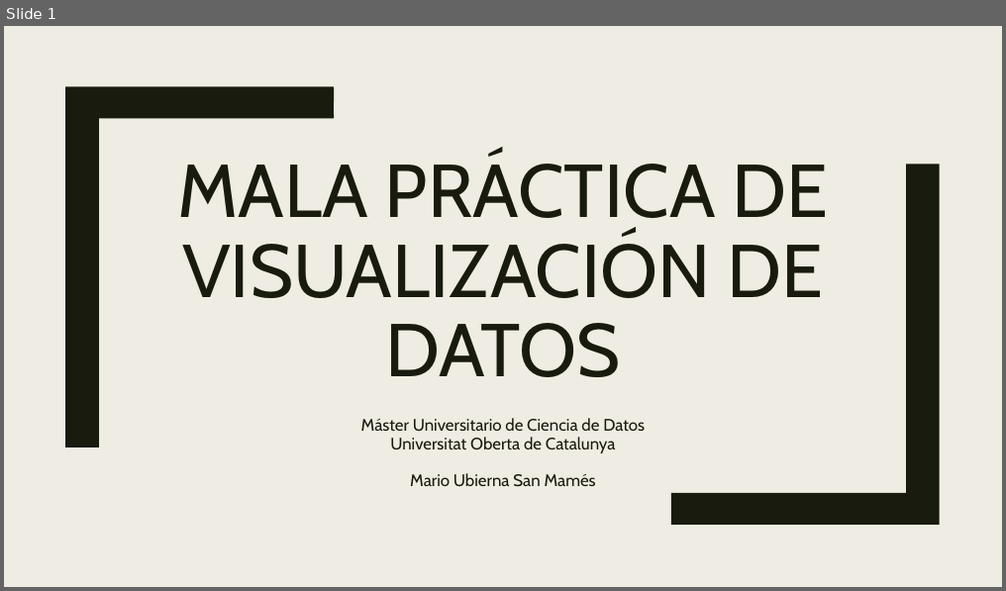
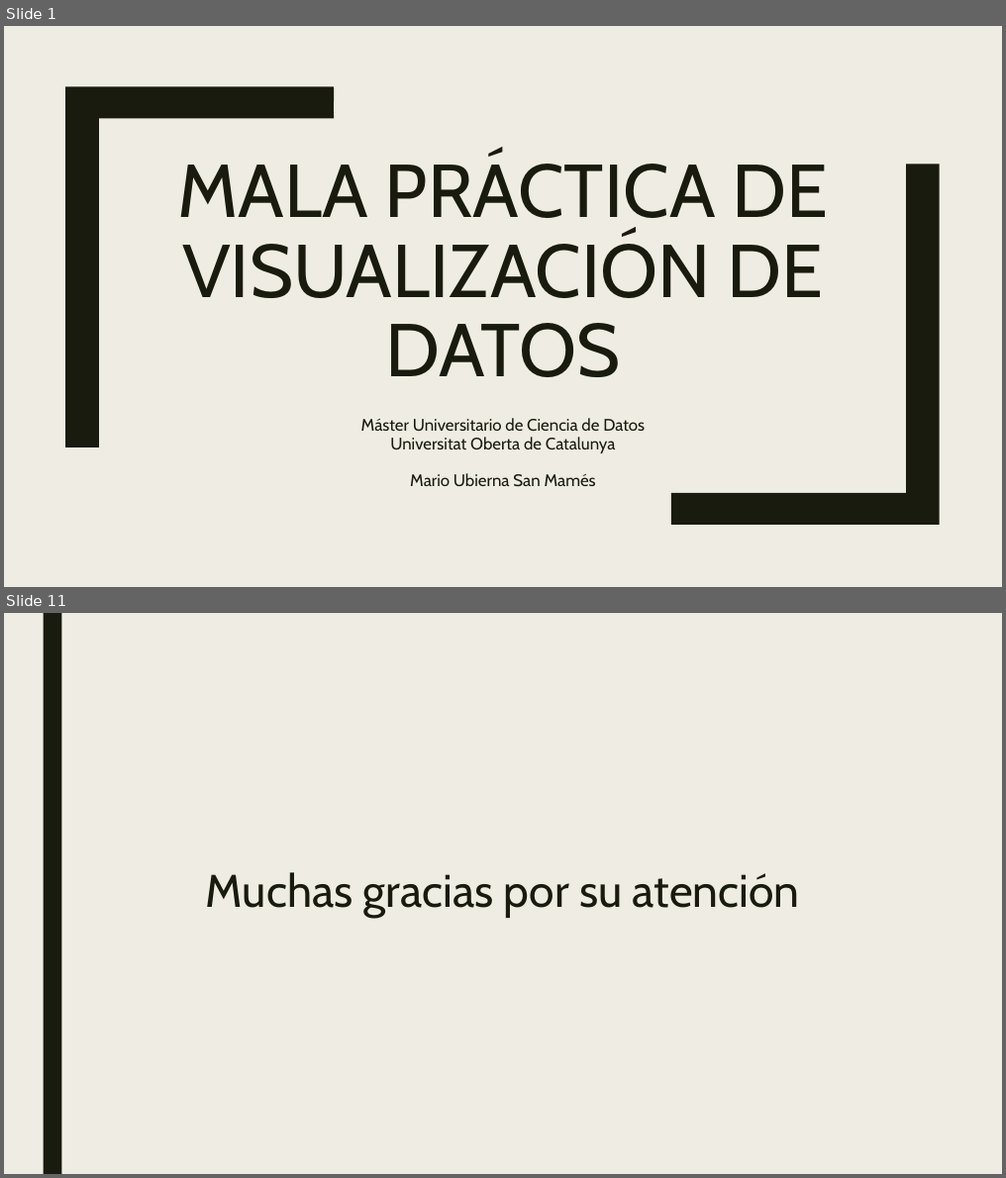
Before and after one commit to mariousm/Data-Science-Master, a slide deck: 2021-22/PrimerSemestre/Visualizacion/MalaPractica.pptx. Shown one above the other, each under a label of ours: slide 1 before the commit, slides 1 and 11 after it; the slides between them are not shown. The pictures are 1006x591 and 1006x1178 pixels, drawn with LibreOffice and Linux fonts; fonts in the diff are those of the drawing. Boxes give left, top, right and bottom in pixels: in the first picture for what was removed or moved away, otherwise in the second. Text is boxed around its words. In the diff, an @@ line names an element or a change of style, - is before the commit and + after.

```diff
--- a/2021-22/PrimerSemestre/Visualizacion/MalaPractica.pptx
+++ b/2021-22/PrimerSemestre/Visualizacion/MalaPractica.pptx
@@ slide 11 added at (4,613,1002,1174), background #EFEDE3 @@
@@ rectangle added at (43,613,61,1174), fill #191B0E @@
@@ title added at (206,872,800,918), 44 pt, text #191B0E @@
+Muchas gracias por su atención
```
Also in this commit, not shown: 9 other slides added, 1 other file.
